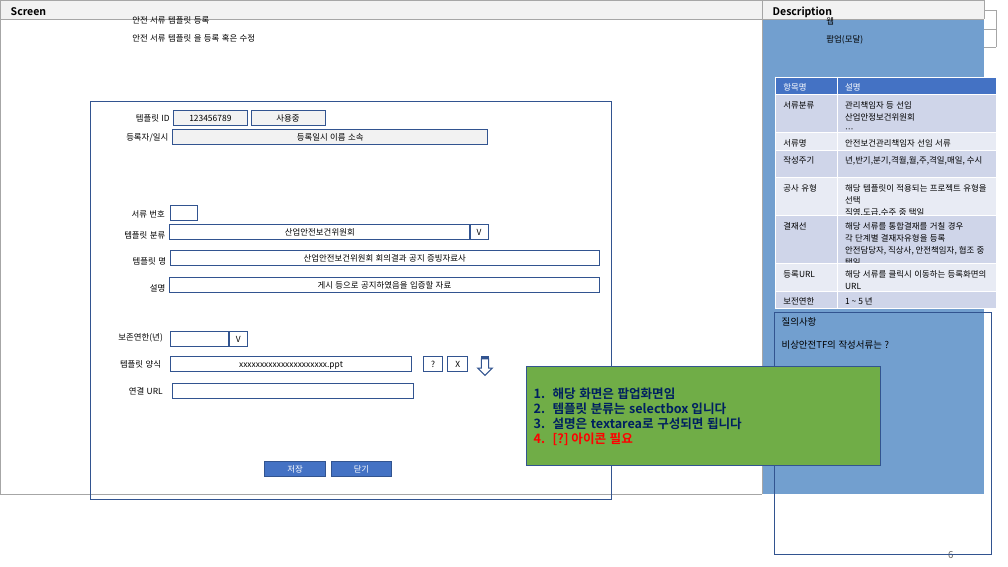
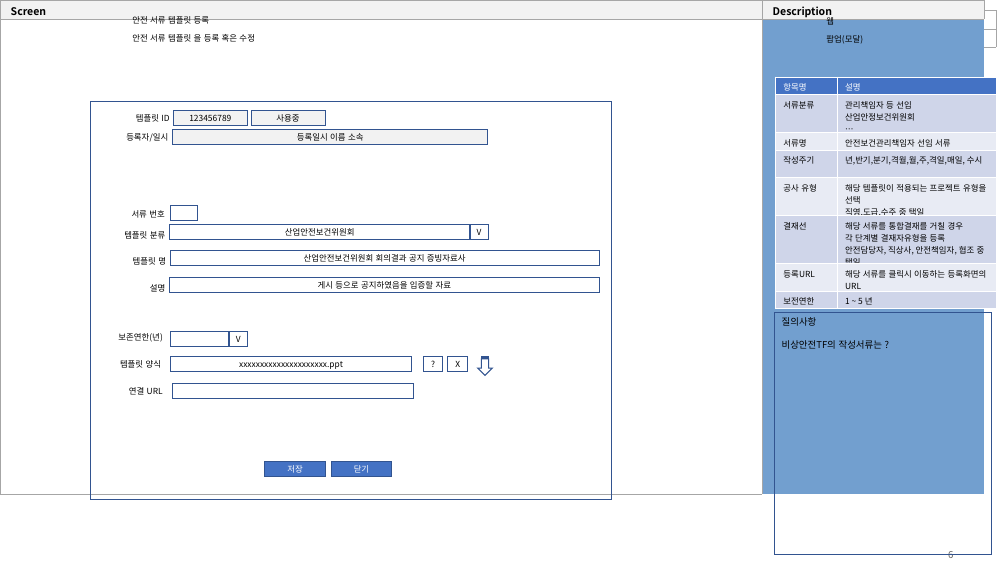
Before and after one commit to yamdeng/ktds-publish, a slide deck: slide 6 of docs/퍼블_모달작업.pptx. Drawn at 1008x567 pixels with LibreOffice and Linux fonts; fonts in the diff are those of the drawing. Boxes give left, top, right and bottom in pixels: in the first picture for what was removed or moved away, otherwise in the second. Text is boxed around its words. In the diff, an @@ line names an element or a change of style, - is before the commit and + after.

```diff
--- a/docs/퍼블_모달작업.pptx
+++ b/docs/퍼블_모달작업.pptx
@@ rectangle removed at (526, 367, 881, 465) @@
-1. 해당 화면은 팝업화면임
-2. 템플릿 분류는 selectbox 입니다
-3. 설명은 textarea로 구성되면 됩니다
-4. [?] 아이콘 필요
```
Also in this commit, not shown: 6 other slides changed, 5 other files.
